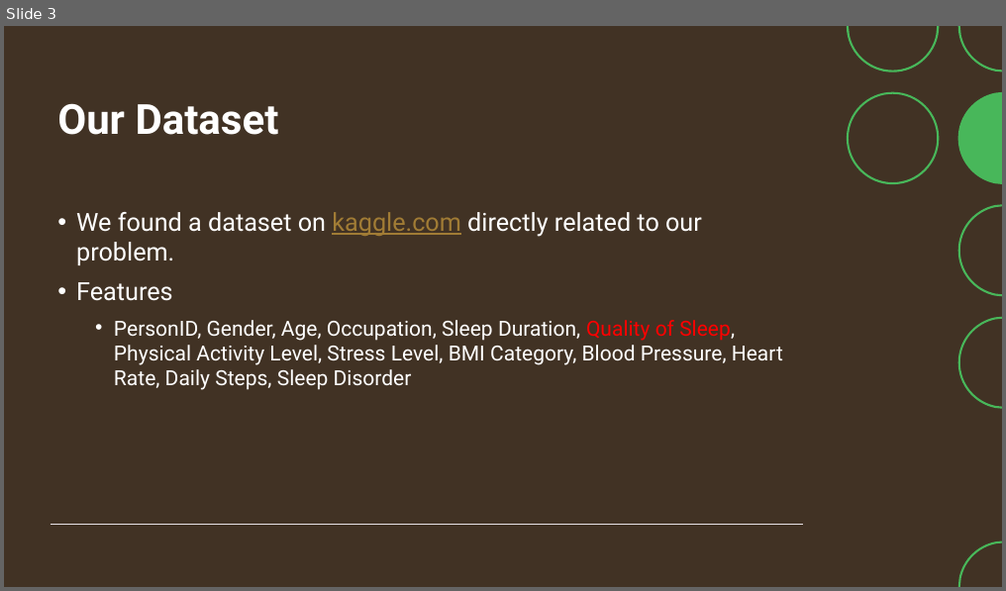
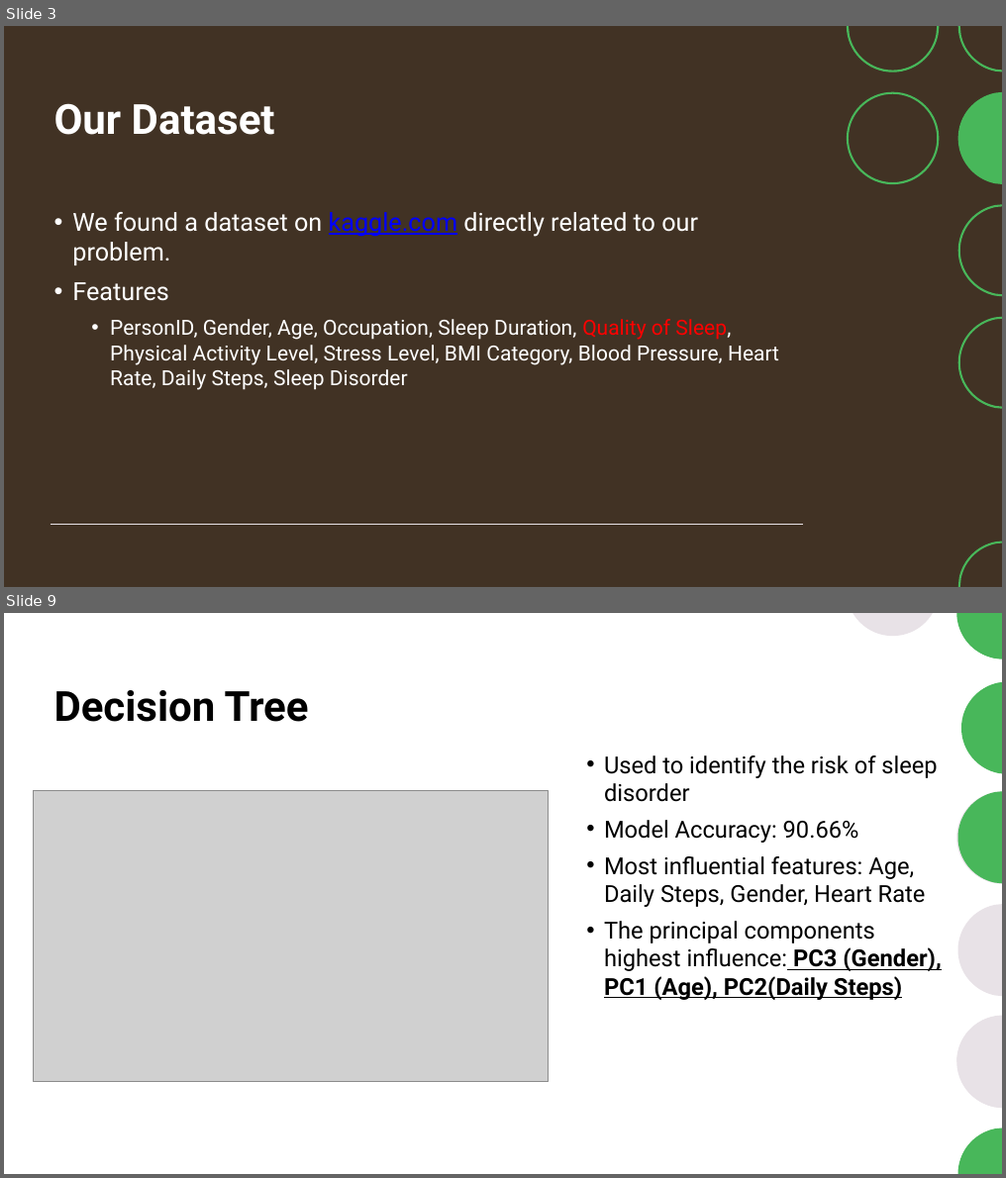
Before and after one commit to mark-earl/AML-PRJ3, a slide deck: deliverables/Presentation.pptx. Shown one above the other, each under a label of ours: slide 3 before the commit, slides 3 and 9 after it; the slides between them are not shown. The pictures are 1006x591 and 1006x1178 pixels, drawn with LibreOffice and Linux fonts; fonts in the diff are those of the drawing; grey boxes stand for pictures. Boxes give left, top, right and bottom in pixels: in the first picture for what was removed or moved away, otherwise in the second. Text is boxed around its words. In the diff, an @@ line names an element or a change of style, - is before the commit and + after.

Commit message:
Add linear regression and Decision tree slides

```diff
--- a/deliverables/Presentation.pptx
+++ b/deliverables/Presentation.pptx
@@ slide 9 added at (4, 613, 1002, 1174), background #FFFFFF; not listed: 3 template elements that a slide beside it also shows @@
@@ title added at (54, 690, 309, 722), 40 pt, text #000000, bold @@
+Decision Tree
@@ freeform shape added at (961, 682, 1002, 774), fill #48B75A @@
@@ text added at (604, 756, 941, 1000), 22.6 pt, text #000000 @@
+• Used to identify the risk of sleep disorder
+• Model Accuracy: 90.66%
+• Most influential features: Age, Daily Steps, Gender, Heart Rate
+• The principal components highest influence: PC3 (Gender), PC1 (Age), PC2(Daily Steps)
@@ picture added at (33, 790, 548, 1081) @@
@@ group added at (846, 613, 1002, 1109): 4 freeform shapes, 3 ellipses @@
@@ slide 3 changed as well @@
@@ title "Our Dataset": place and size @@
-title "Our Dataset" at (57, 103, 279, 135)
+title "Our Dataset" at (54, 103, 275, 135)
@@ text at (72, 212, 698, 266): text colour #A17C35 to #0000FF in "kaggle.com" @@
```
Also in this commit, not shown: 7 other slides changed, 3 other slides added, 3 slides removed.
